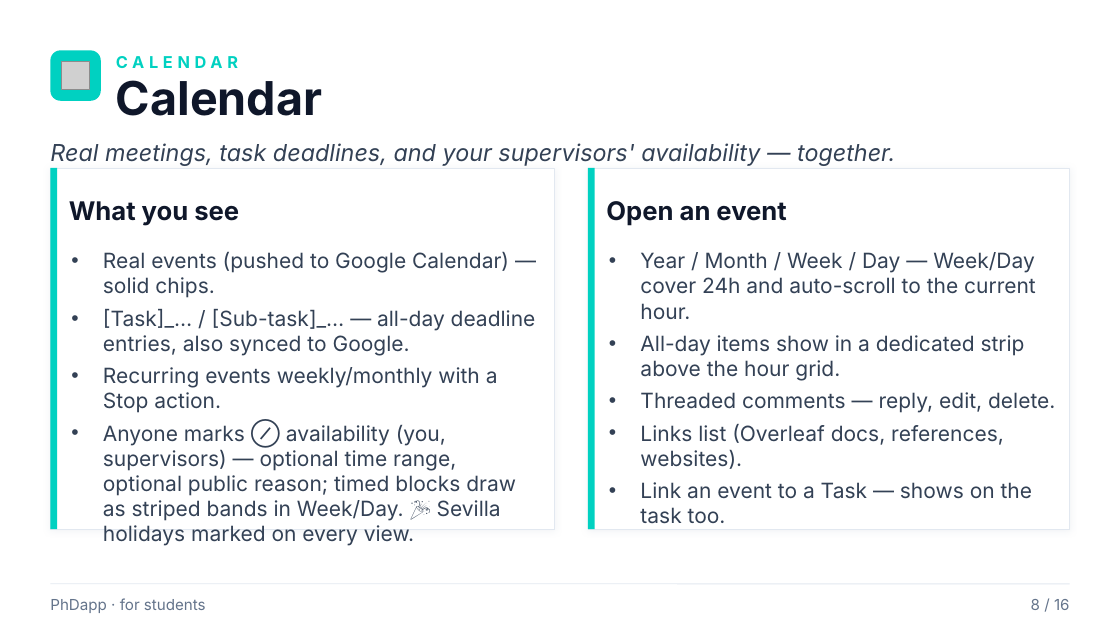
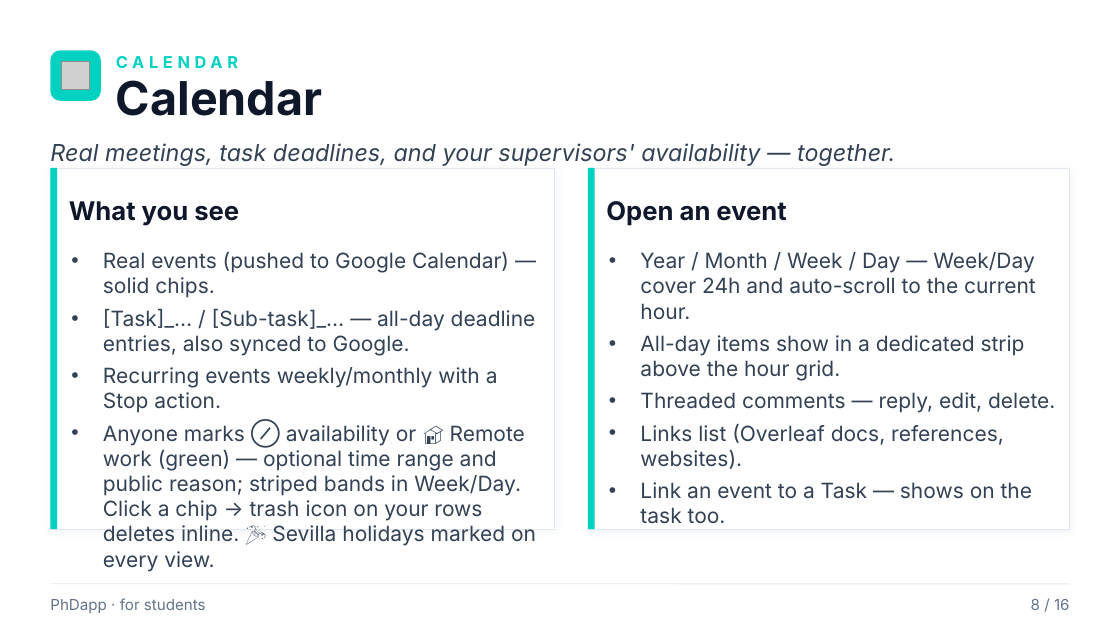
Before and after one commit to rafacastrocsic/phdapp, a slide deck: slide 8 of docs/PhDapp_Student_Overview.pptx. Drawn at 1120x630 pixels with LibreOffice and Linux fonts; fonts in the diff are those of the drawing; grey boxes stand for pictures. Boxes give left, top, right and bottom in pixels: in the first picture for what was removed or moved away, otherwise in the second. Text is boxed around its words. In the diff, an @@ line names an element or a change of style, - is before the commit and + after.

```diff
--- a/docs/PhDapp_Student_Overview.pptx
+++ b/docs/PhDapp_Student_Overview.pptx
@@ text at [103,425,536,572]: text changed @@
-• Anyone marks ⊘ availability (you, supervisors) — optional time range, optional public reason; timed blocks draw as striped bands in Week/Day. 🎉 Sevilla holidays marked on every view.
+• Anyone marks ⊘ availability or 🏠 Remote work (green) — optional time range and public reason; striped bands in Week/Day. Click a chip → trash icon on your rows deletes inline. 🎉 Sevilla holidays marked on every view.
```
Also in this commit, not shown: 3 other files.
